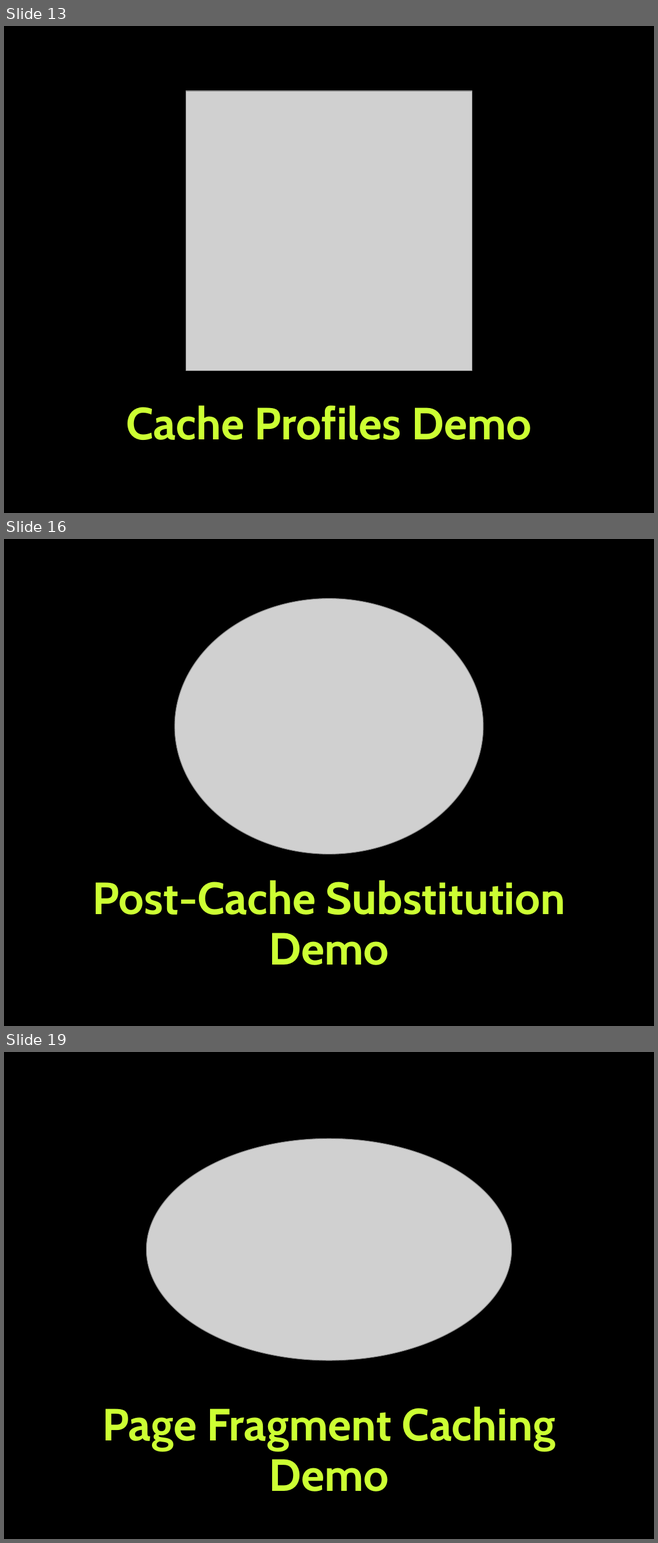
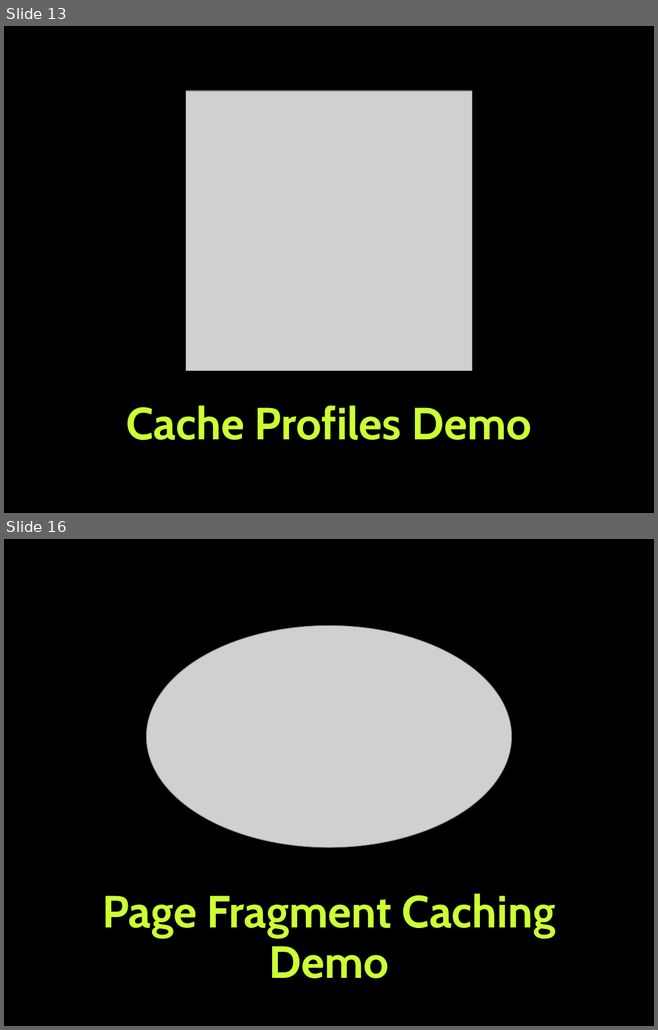
Before and after one commit to TelerikAcademy/ASP.NET-MVC, a slide deck: resources/06. ASP.NET-Caching-Data/ASP.NET Caching Data.pptx. Shown one above the other, each under a label of ours: slides 13, 16 and 19 before the commit, slides 13 and 16 after it; the slides between them are not shown. The pictures are 658x1543 and 658x1030 pixels, drawn with LibreOffice and Linux fonts; fonts in the diff are those of the drawing; grey boxes stand for pictures; background and template pictures are left out. Boxes give left, top, right and bottom in pixels: in the first picture for what was removed or moved away, otherwise in the second. Text is boxed around its words. In the diff, an @@ line names an element or a change of style, - is before the commit and + after.

```diff
--- a/resources/06. ASP.NET-Caching-Data/ASP.NET Caching Data.pptx
+++ b/resources/06. ASP.NET-Caching-Data/ASP.NET Caching Data.pptx
@@ slide 16 removed at bbox=[4, 539, 654, 1026], background picture (left out) @@
@@ picture removed at bbox=[175, 599, 484, 855] @@
@@ title removed at bbox=[92, 880, 565, 965] @@
-Post-Cache Substitution Demo
@@ what was slide 19 is now slide 16 @@
```
Also in this commit, not shown: 3 slides changed, 2 other slides removed, 1 other file.
